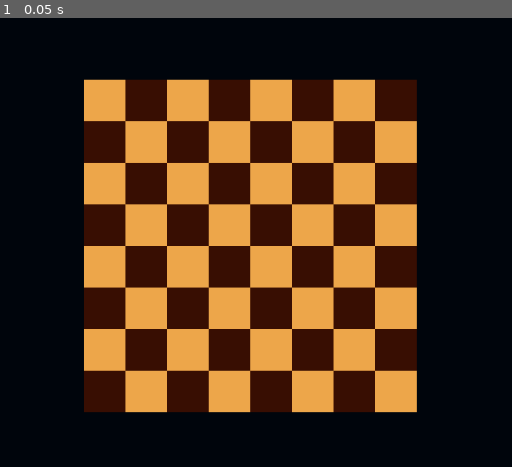
Above: before the commit, frame 1.
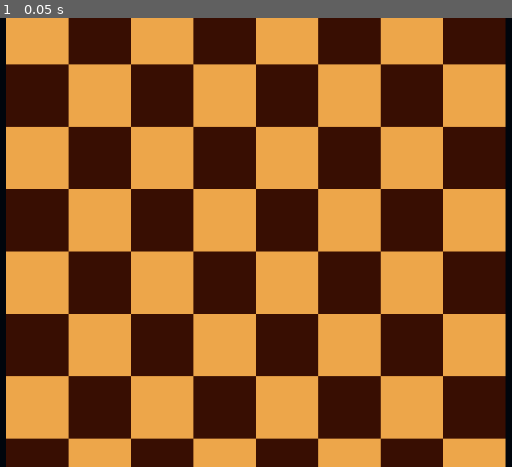
Above: after the commit, the same moment.

Repository: LuthienFowler/Chess_Experiment
Game: Godot game, scene res://main.tscn
Two runs of this game, one before a commit and one after it. Both use one fixed random seed, a clock stepped at 60 frames per second and the inputs below.
Inputs:
- Up to frame 1 (0.05 s): no input

The runs differ from the first frame. In frame 1, 73% of the frame differs, in the area x 1-99%, y 0-100%.

Commit message:
Made a new cam and fixed the viewport

Diff:
--- a/main.tscn
+++ b/main.tscn
@@ -5,10 +5,10 @@
 [node name="Main" type="Node2D"]
 
 [node name="Background" type="ColorRect" parent="."]
-offset_left = -295.0
-offset_top = -362.0
-offset_right = 1673.0
-offset_bottom = 1606.0
+offset_left = -244.0
+offset_top = -190.0
+offset_right = 1518.0
+offset_bottom = 930.0
 color = Color(0.00104443, 0.0198878, 0.0484182, 1)
 
 [node name="Board" type="Node2D" parent="."]
@@ -488,3 +488,7 @@
 offset_right = 441.0
 offset_bottom = 387.0
 color = Color(0.775315, 0.282827, 0.102037, 1)
+
+[node name="Camera2D" type="Camera2D" parent="."]
+position = Vector2(576, 321)
+zoom = Vector2(1.5, 1.5)
--- a/project.godot
+++ b/project.godot
@@ -15,6 +15,10 @@
 config/features=PackedStringArray("4.2", "Forward Plus")
 config/icon="res://icon.svg"
 
+[display]
+
+window/size/mode=2
+
 [dotnet]
 
 project/assembly_name="Chess Experiment"
